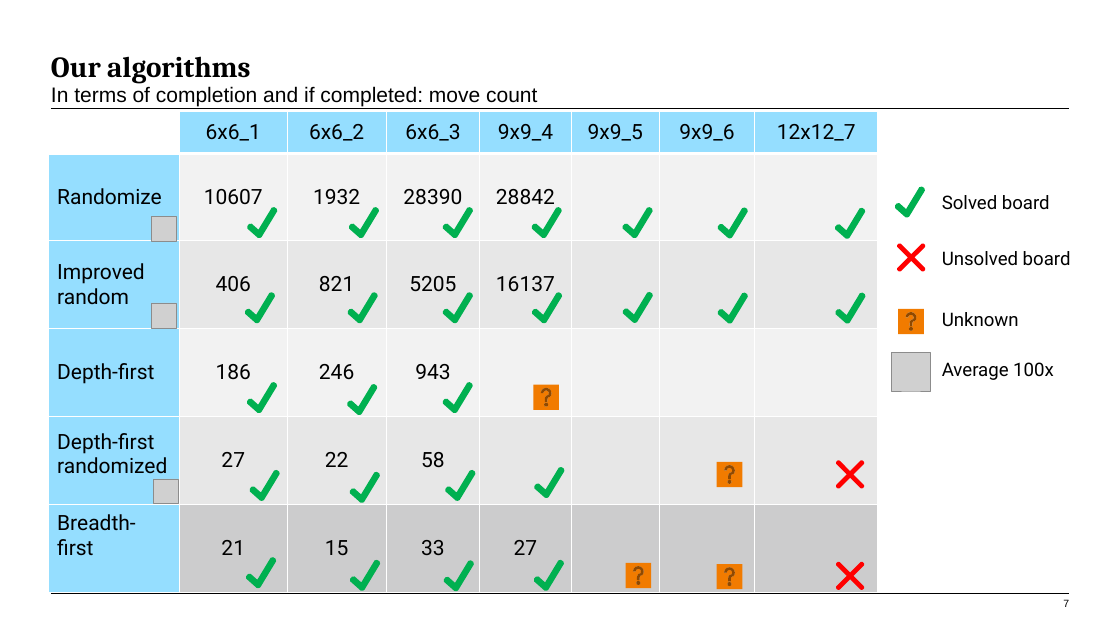
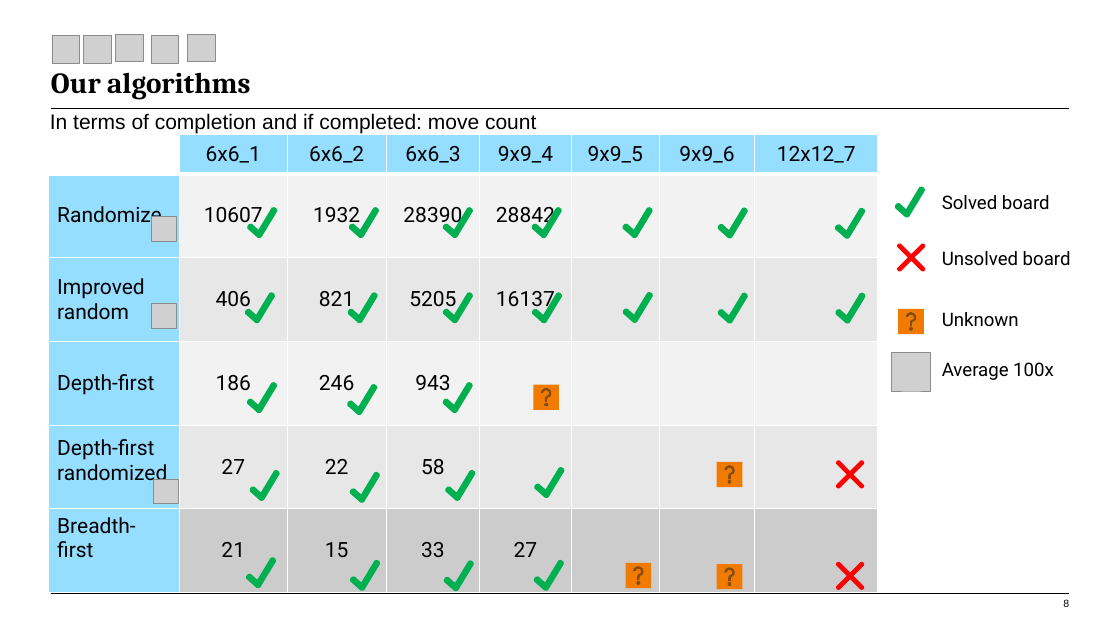
Before and after one commit to floorberkhout/commit4life, a slide deck: slide 8 of doc/ppt/officiele presentatie 2.pptx (slide 7 before the commit). Drawn at 1120x630 pixels with LibreOffice and Linux fonts; fonts in the diff are those of the drawing; grey boxes stand for pictures. Boxes give left, top, right and bottom in pixels: in the first picture for what was removed or moved away, otherwise in the second. Text is boxed around its words. In the diff, an @@ line names an element or a change of style, - is before the commit and + after.

Commit message:
ppt

```diff
--- a/doc/ppt/officiele presentatie 2.pptx
+++ b/doc/ppt/officiele presentatie 2.pptx
@@ title "Our algorithms": place and size @@
-title "Our algorithms" at (51,56,250,84)
+title "Our algorithms" at (51,72,250,100)
@@ picture added at (52,36,80,64) @@
@@ picture added at (83,36,111,64) @@
@@ picture added at (116,34,144,62) @@
@@ picture added at (151,36,179,64) @@
@@ picture added at (187,34,215,62) @@
@@ subtitle "In terms of completion and ...": place and size @@
-subtitle "In terms of completion and ..." at (51,86,537,106)
+subtitle "In terms of completion and ..." at (50,113,536,134)
@@ table: place and size @@
-table at (49,112,878,592)
+table at (49,134,878,592)
@@ page number at (1063,599,1069,607): text changed @@
-7
+8
```
Also in this commit, not shown: 11 other slides changed, 3 slides added, 2 slides removed, 1 other file.
